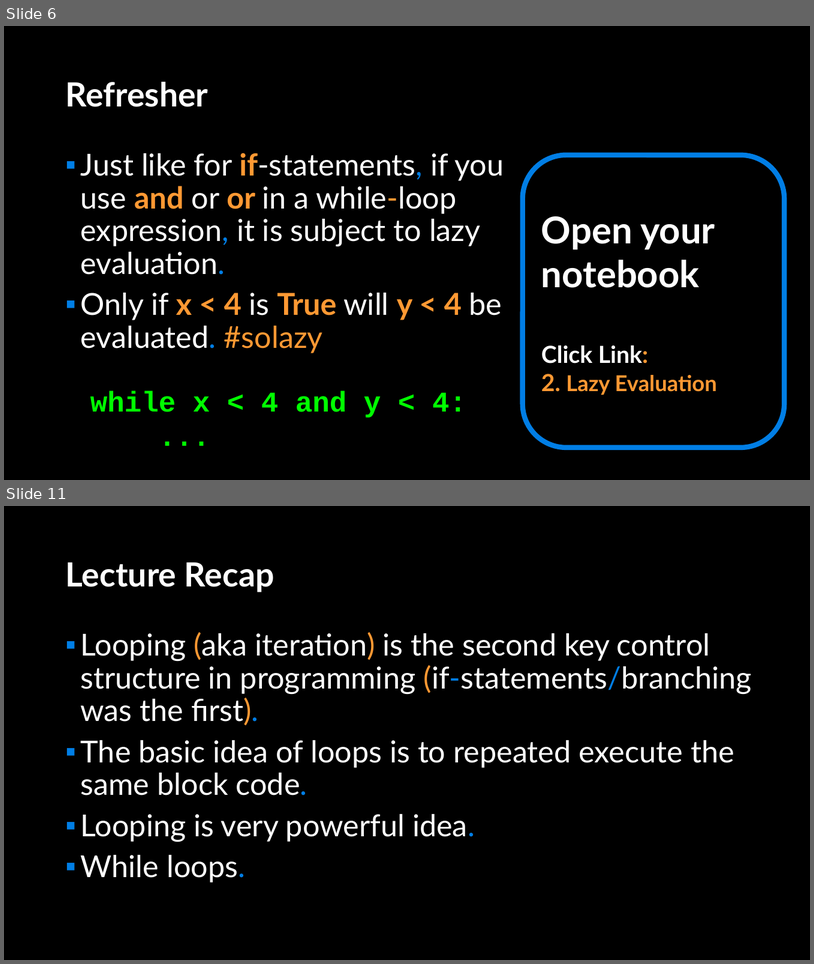
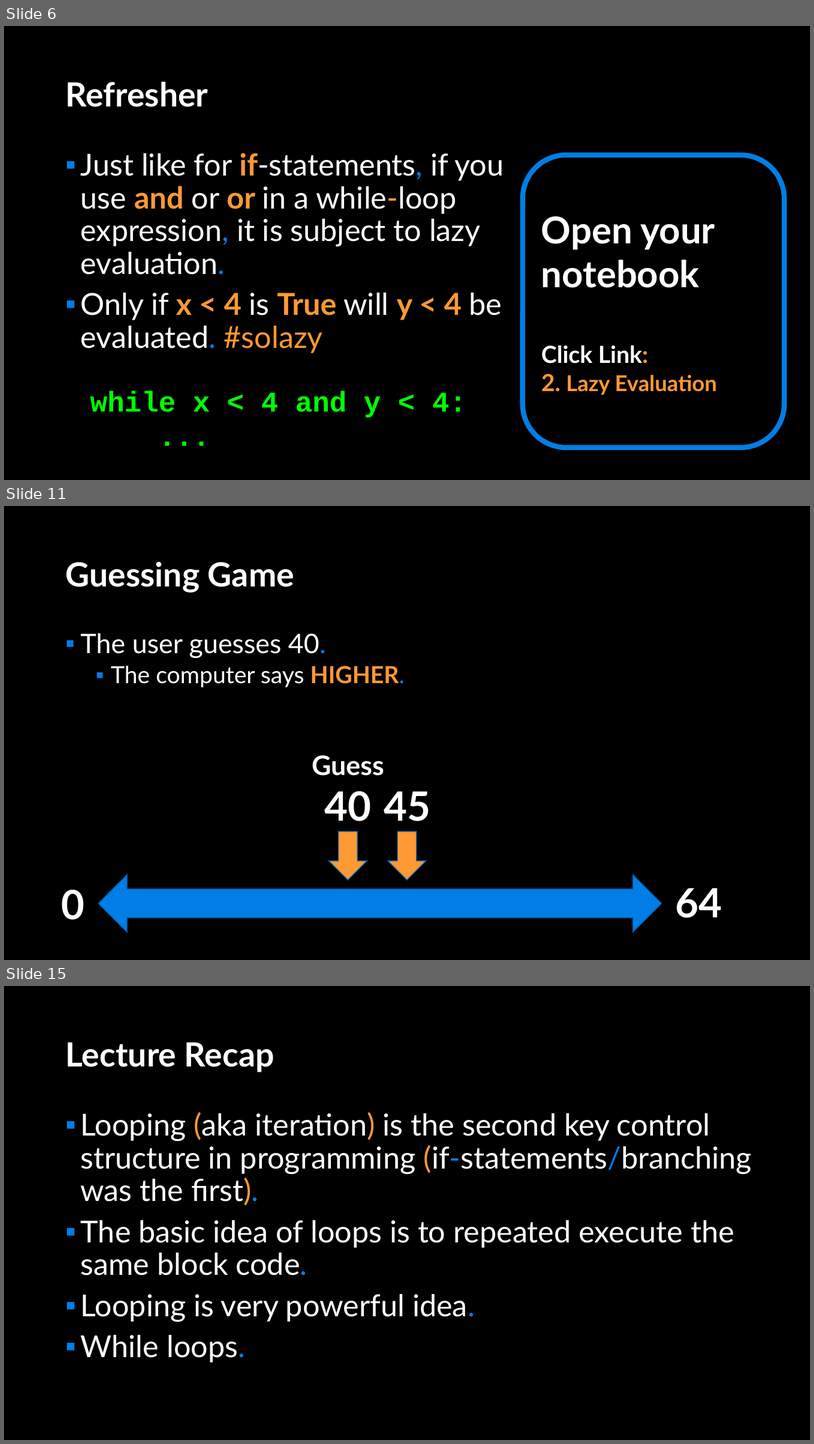
Before and after one commit to APS106/APS106-winter-2022-material, a slide deck: lectures/week4/lecture2/slides/week4_lecture2.pptx. Shown one above the other, each under a label of ours: slides 6 and 11 before the commit, slides 6, 11 and 15 after it; the slides between them are not shown. The pictures are 814x964 and 814x1444 pixels, drawn with LibreOffice and Linux fonts; fonts in the diff are those of the drawing; background and template pictures are left out. Boxes give left, top, right and bottom in pixels: in the first picture for what was removed or moved away, otherwise in the second. Text is boxed around its words. In the diff, an @@ line names an element or a change of style, - is before the commit and + after.

```diff
--- a/lectures/week4/lecture2/slides/week4_lecture2.pptx
+++ b/lectures/week4/lecture2/slides/week4_lecture2.pptx
@@ slide 11 added at [4,506,810,960], background picture (left out) @@
@@ title added at [65,562,294,592], 39.6 pt, text #FFFFFF, bold @@
+Guessing Game
@@ text added at [81,633,405,687], 28 pt, text #FFFFFF @@
+▪ The user guesses 40.
+  ▪ The computer says HIGHER.
@@ text added at [312,755,384,821], 32 pt, text #FFFFFF, bold @@
+Guess
+40
@@ text added at [384,791,431,821], 48 pt, text #FFFFFF, bold @@
+45
@@ down arrow added at [329,831,367,880], fill #FF9933, outline #015DA9 1 pt @@
@@ down arrow added at [388,831,426,880], fill #FF9933, outline #015DA9 1 pt @@
@@ left right arrow added at [98,874,662,932], fill #017EE5, outline #015DA9 1 pt @@
@@ text added at [61,889,84,919], 48 pt, text #FFFFFF, bold @@
+0
@@ text added at [675,888,722,918], 48 pt, text #FFFFFF, bold @@
+64
@@ what was slide 11 is now slide 15 @@
```
Also in this commit, not shown: 3 slides changed, 6 other slides added, 3 slides removed, 6 other files.
